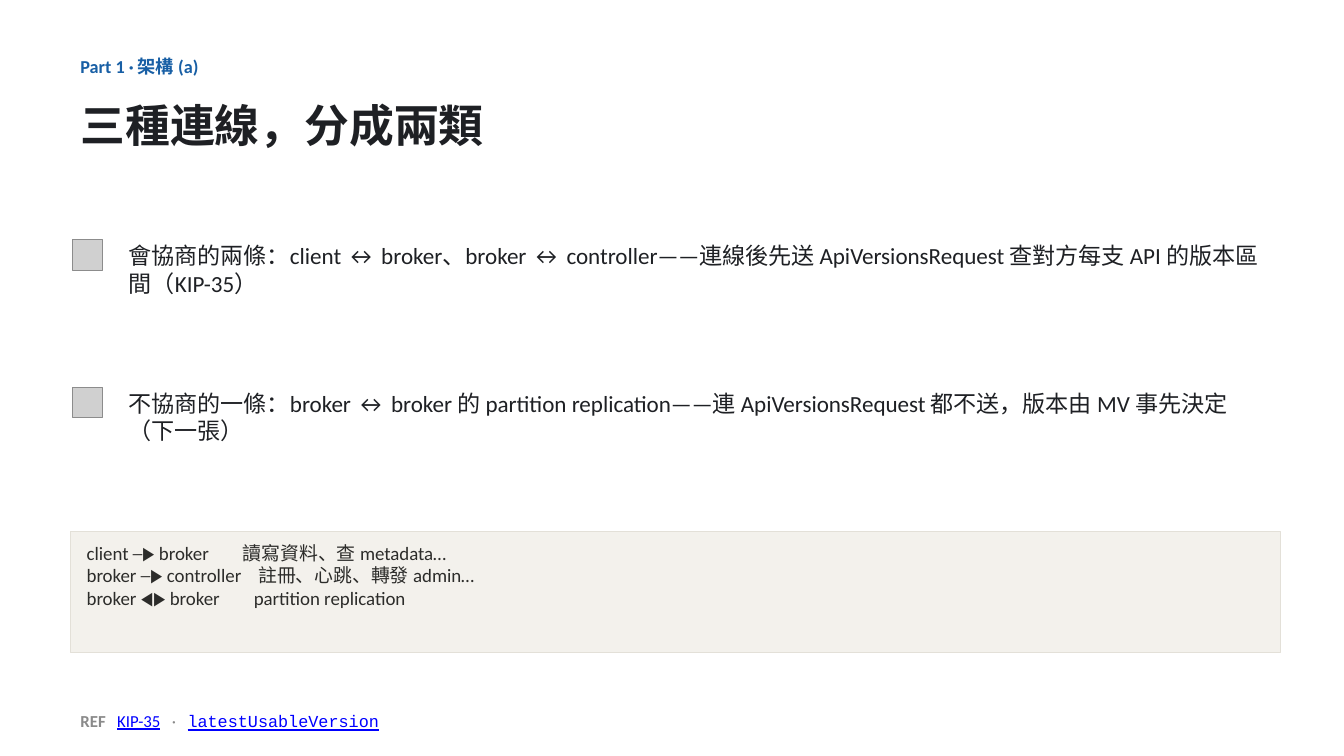
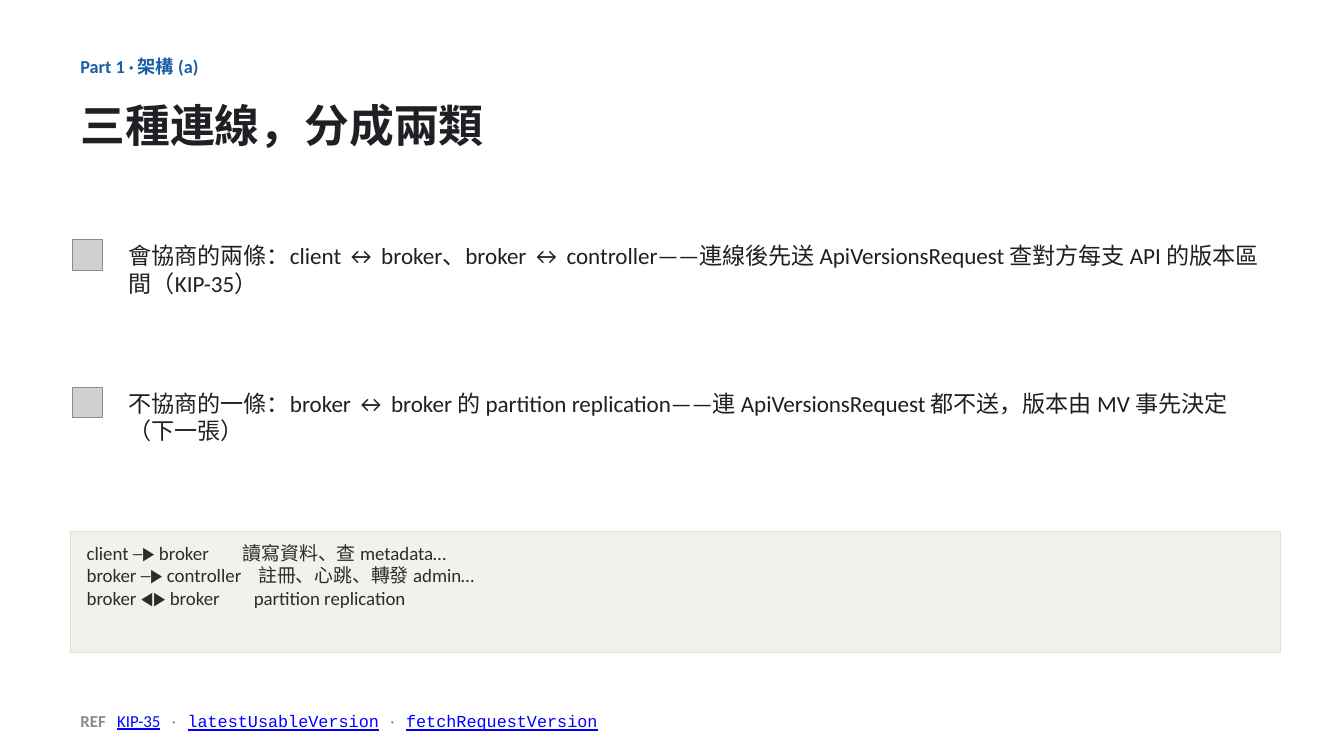
Before and after one commit to unknowntpo/kafka, a slide deck: slide 5 of study/version-control/kafka-version-negotiation.pptx. Drawn at 1344x756 pixels with LibreOffice and Linux fonts; fonts in the diff are those of the drawing; grey boxes stand for pictures. Boxes give left, top, right and bottom in pixels: in the first picture for what was removed or moved away, otherwise in the second. Text is boxed around its words. In the diff, an @@ line names an element or a change of style, - is before the commit and + after.

```diff
--- a/study/version-control/kafka-version-negotiation.pptx
+++ b/study/version-control/kafka-version-negotiation.pptx
@@ text at [80, 715, 597, 731]: text changed @@
-REF KIP-35 · latestUsableVersion
+REF KIP-35 · latestUsableVersion · fetchRequestVersion
```
Also in this commit, not shown: 4 other slides changed, 3 other files.
